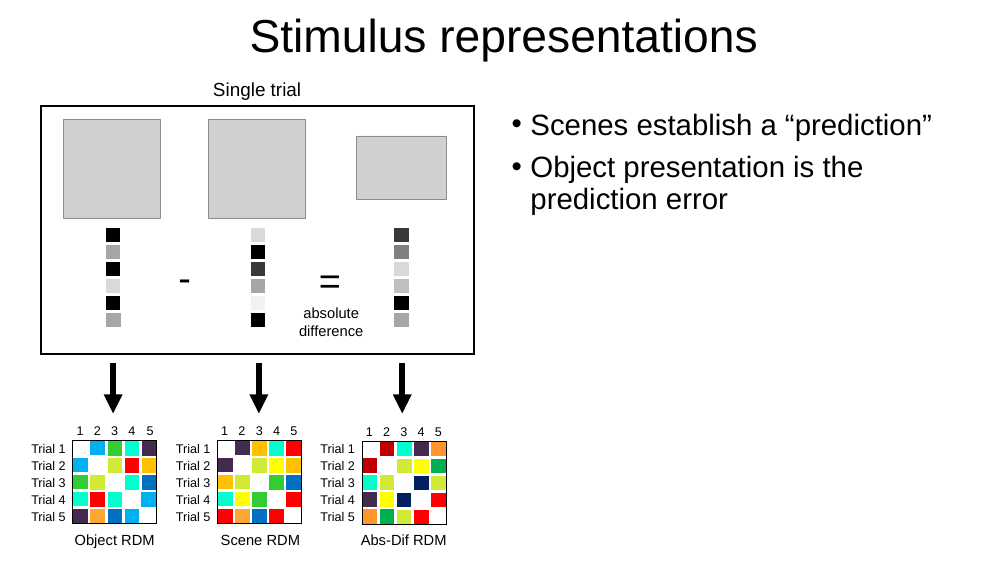
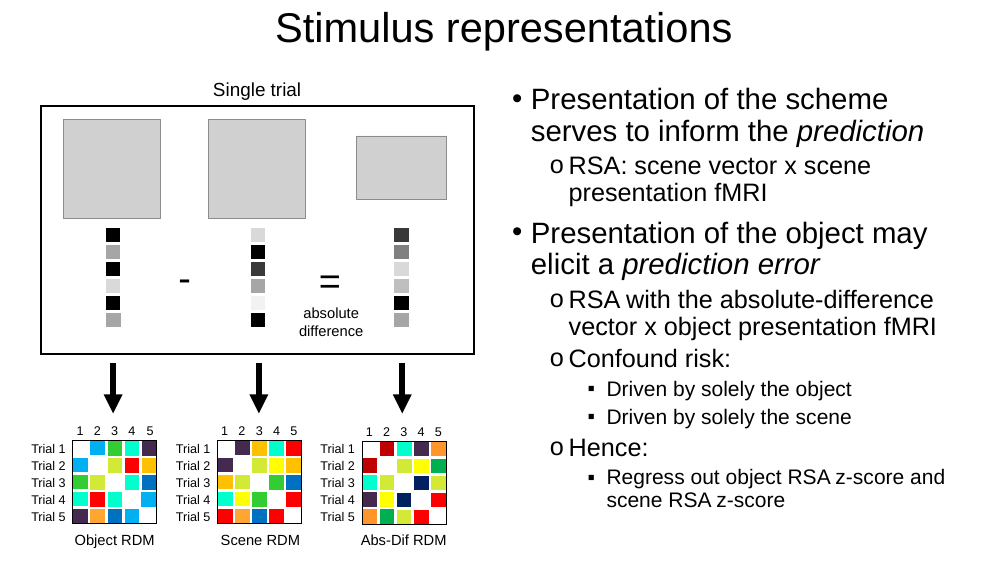
Before and after one commit to paulcbogdan/SchemeRep_PB, a slide deck: slide 10 of SchemeRep_PB_Sep27.pptx. Drawn at 1008x567 pixels with LibreOffice and Linux fonts; fonts in the diff are those of the drawing; grey boxes stand for pictures. Boxes give left, top, right and bottom in pixels: in the first picture for what was removed or moved away, otherwise in the second. Text is boxed around its words. In the diff, an @@ line names an element or a change of style, - is before the commit and + after.

```diff
--- a/SchemeRep_PB_Sep27.pptx
+++ b/SchemeRep_PB_Sep27.pptx
@@ title "Stimulus representations" at (x1=275, y1=12, x2=732, y2=50): size 44 to 39.6 pt @@
@@ text at (x1=531, y1=87, x2=945, y2=508): text changed; size 28 to 24 pt @@
-• Scenes establish a “prediction”
-• Object presentation is the prediction error
+• Presentation of the scheme serves to inform the prediction
+  o RSA: scene vector x scene presentation fMRI
+• Presentation of the object may elicit a prediction error
+  o RSA with the absolute-difference vector x object presentation fMRI
+  o Confound risk:
+    ▪ Driven by solely the object
+    ▪ Driven by solely the scene
+  o Hence:
+    ▪ Regress out object RSA z-score and scene RSA z-score
```
Also in this commit, not shown: 5 other slides changed, 5 slides added, 10 other files.
